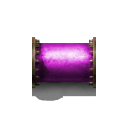
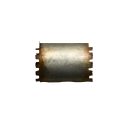
Layers edited between the first and the second 128px x 128px image:
hid "Layer 1" over (32, 37, 96, 101)
